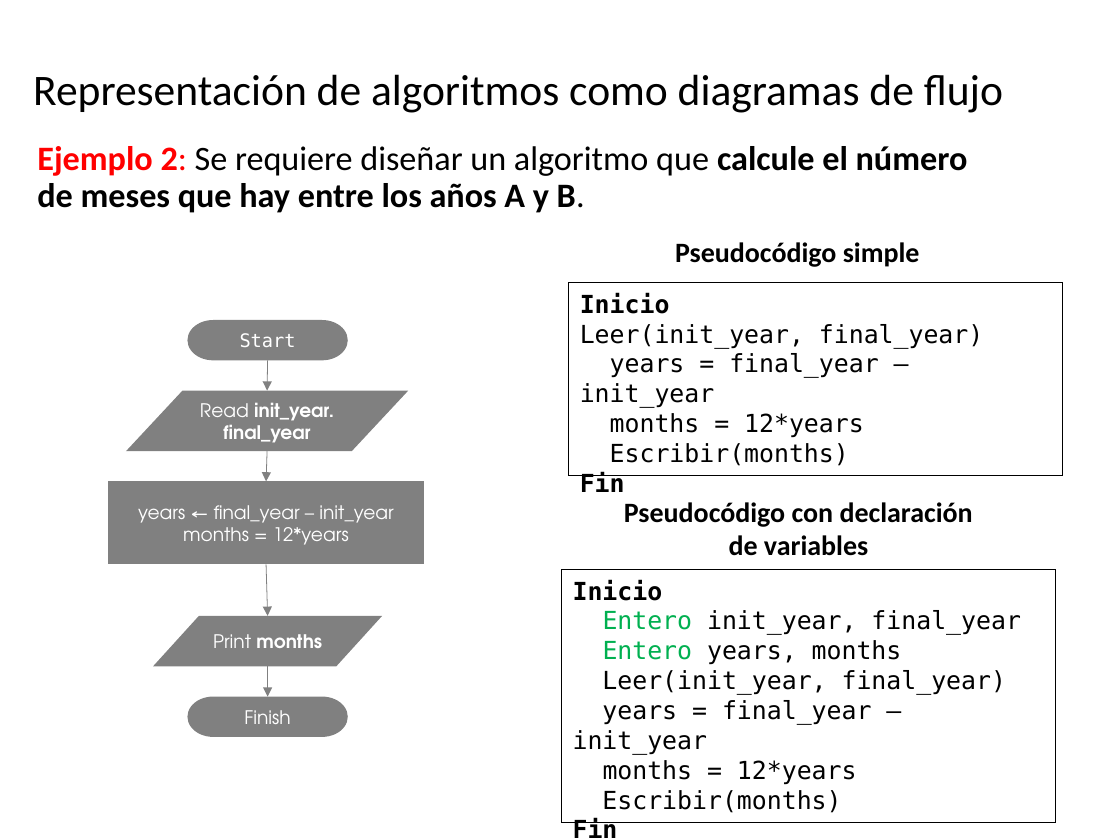
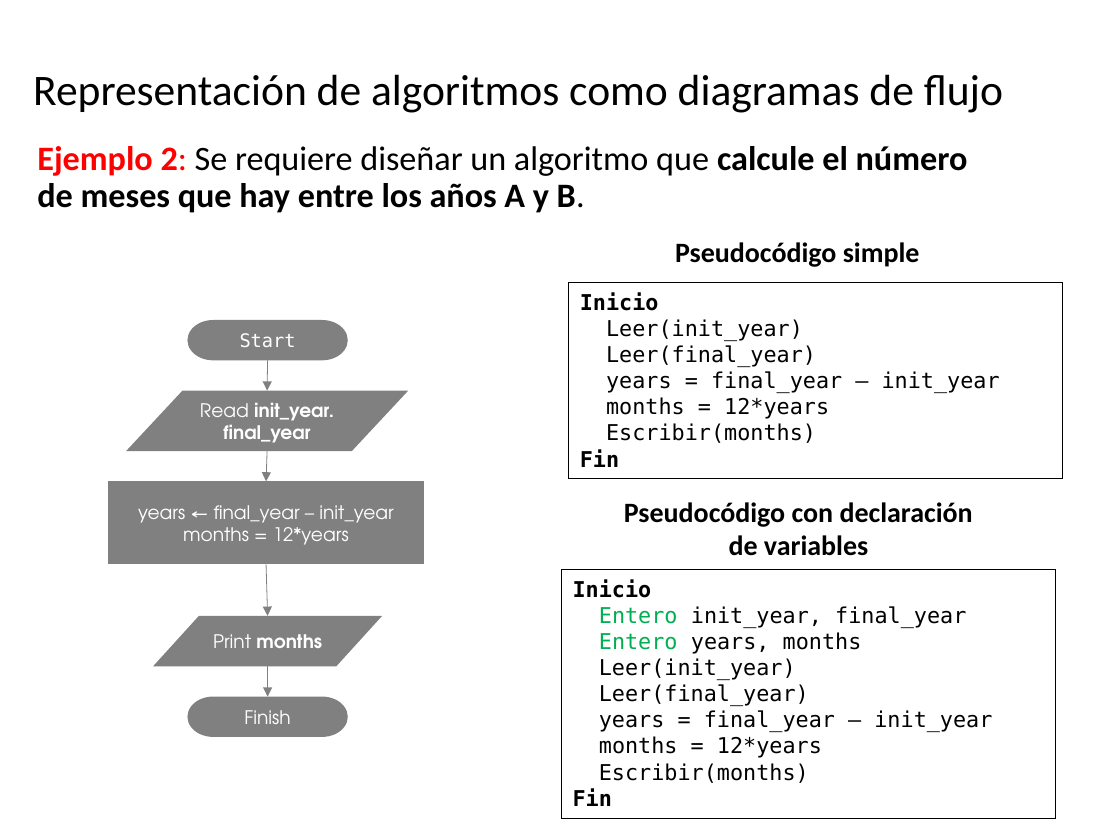
Before and after one commit to algoritmos-UdeA/logica1-20262, a slide deck: slide 44 of clases/2/clase-02.pptx. Drawn at 1120x840 pixels with LibreOffice and Linux fonts; fonts in the diff are those of the drawing. Boxes give left, top, right and bottom in pixels: in the first picture for what was removed or moved away, otherwise in the second. Text is boxed around its words. In the diff, an @@ line names an element or a change of style, - is before the commit and + after.

```diff
--- a/clases/2/clase-02.pptx
+++ b/clases/2/clase-02.pptx
@@ text in rectangle at (580,292,1000,467): size 16 to 14 pt in "Inicio", "years = final_year – init_year", "months = 12*years", "Escribir(months)" and 1 more places @@
@@ text in rectangle at (606,319,816,367): text changed; size 16 to 14 pt @@
-Leer(init_year, final_year)
+Leer(init_year)
+Leer(final_year)
@@ rectangle "Inicio": place and size @@
-rectangle "Inicio" at (561,570,1055,823)
+rectangle "Inicio" at (561,570,1055,819)
@@ text in rectangle at (573,579,992,806): size 16 to 14 pt in "Inicio", "Entero init_year, final_year", "Entero years, months", "years = final_year – init_year" and 3 more places @@
@@ text in rectangle at (599,658,809,706): text changed; size 16 to 14 pt @@
-Leer(init_year, final_year)
+Leer(init_year)
+Leer(final_year)
```
Also in this commit, not shown: 8 other slides changed, 1 other file.
